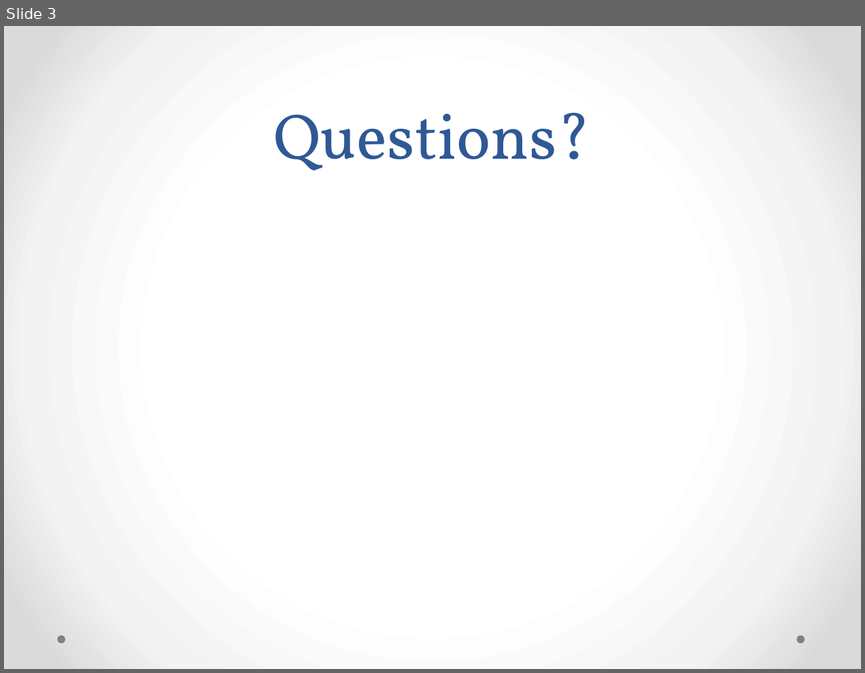
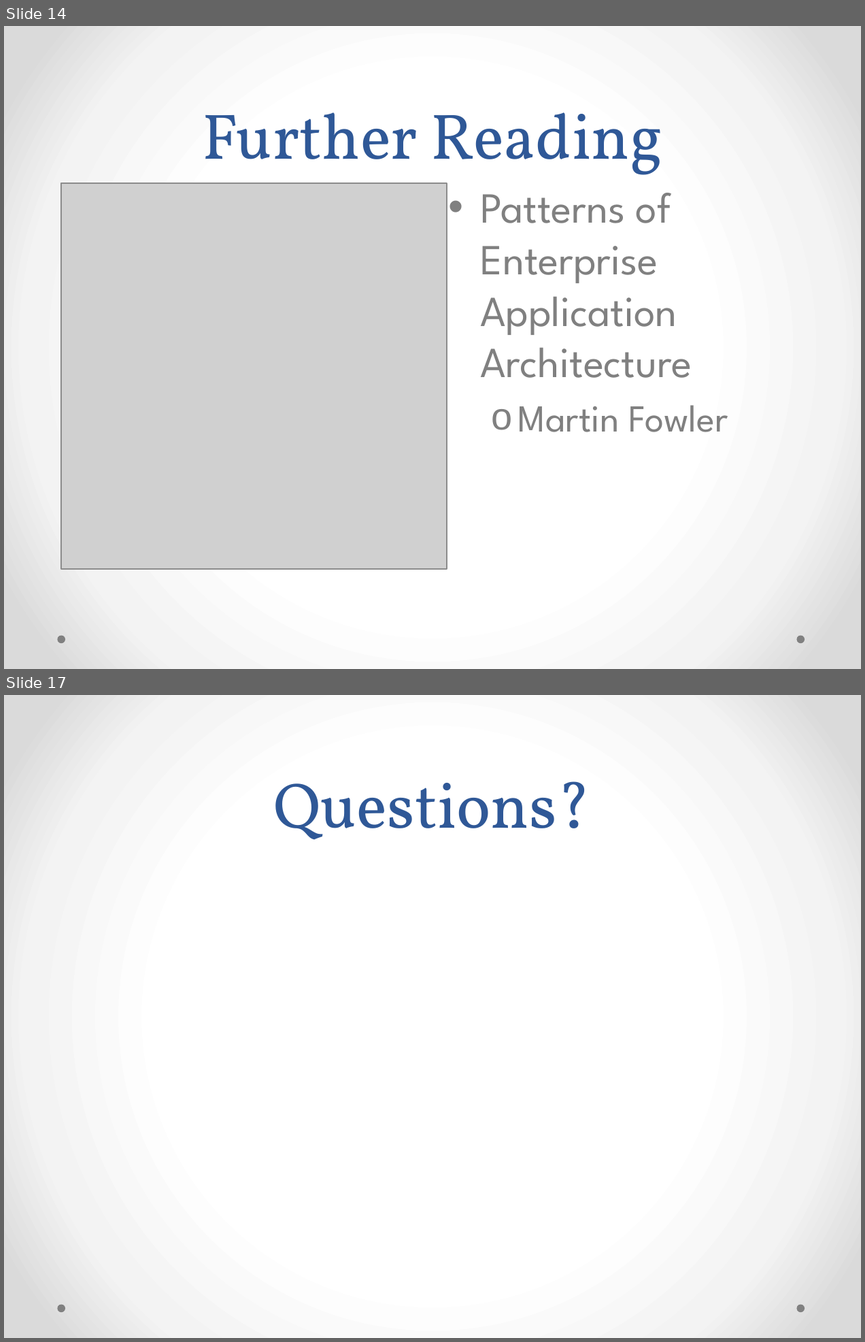
Before and after one commit to ekepes/Presentations, a slide deck: GetOnTheBus/Get on the Bus with MassTransit.pptx. Shown one above the other, each under a label of ours: slide 3 before the commit, slides 14 and 17 after it; the slides between them are not shown. The pictures are 865x673 and 865x1342 pixels, drawn with LibreOffice and Linux fonts; fonts in the diff are those of the drawing; grey boxes stand for pictures. Boxes give left, top, right and bottom in pixels: in the first picture for what was removed or moved away, otherwise in the second. Text is boxed around its words. In the diff, an @@ line names an element or a change of style, - is before the commit and + after.

Commit message:
GetOnTheBus slides are kinda ready. The basic structure is there - might want to find some nice pictures or something.

```diff
--- a/GetOnTheBus/Get on the Bus with MassTransit.pptx
+++ b/GetOnTheBus/Get on the Bus with MassTransit.pptx
@@ slide 14 added at [4, 26, 861, 669], background gradient #FFFFFF to #F4F4F4 to #DADADA; not listed: 2 template elements that a slide beside it also shows @@
@@ title added at [203, 112, 662, 187], 54 pt, text #2F5897 @@
+Further Reading
@@ picture added at [61, 183, 447, 569] @@
@@ text added at [480, 193, 728, 432], 36 pt, text #808080 @@
+• Patterns of Enterprise Application Architecture
+  o Martin Fowler
@@ what was slide 3 is now slide 17 @@
```
Also in this commit, not shown: 3 slides changed, 13 other slides added, 1 other file.
